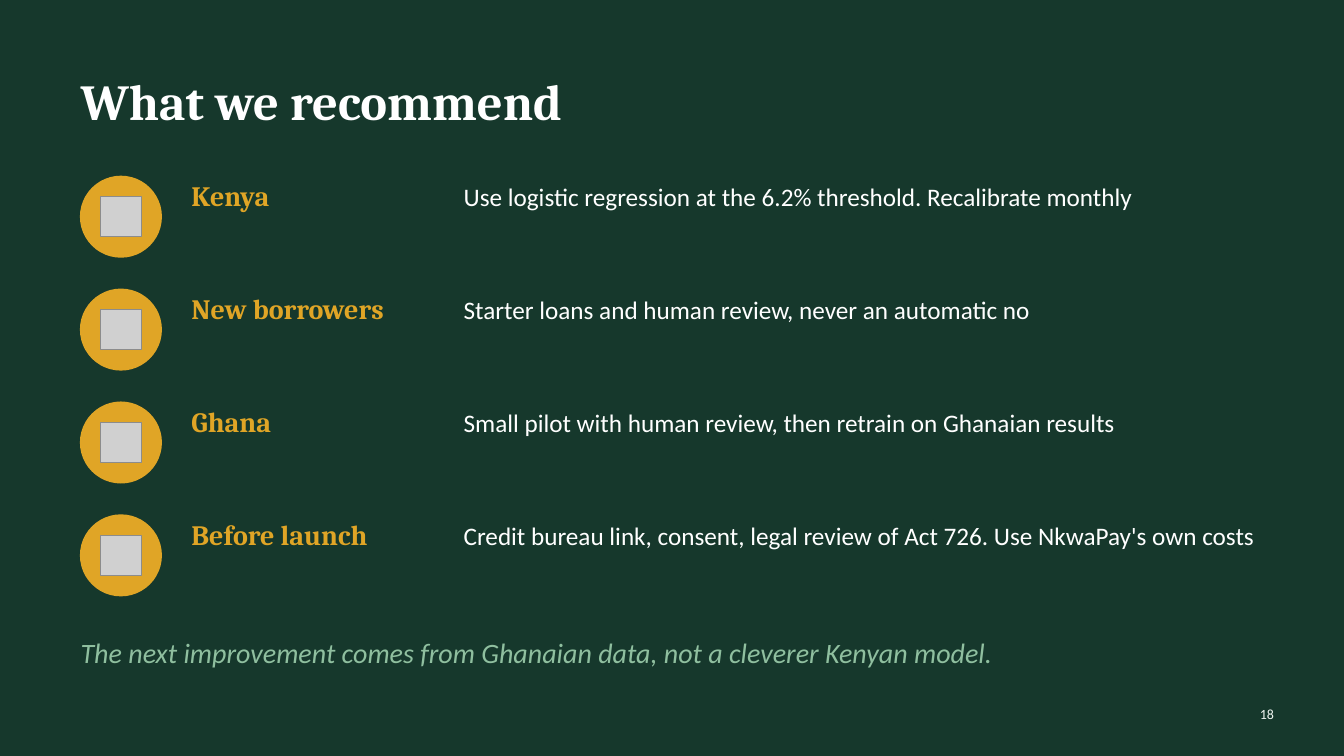
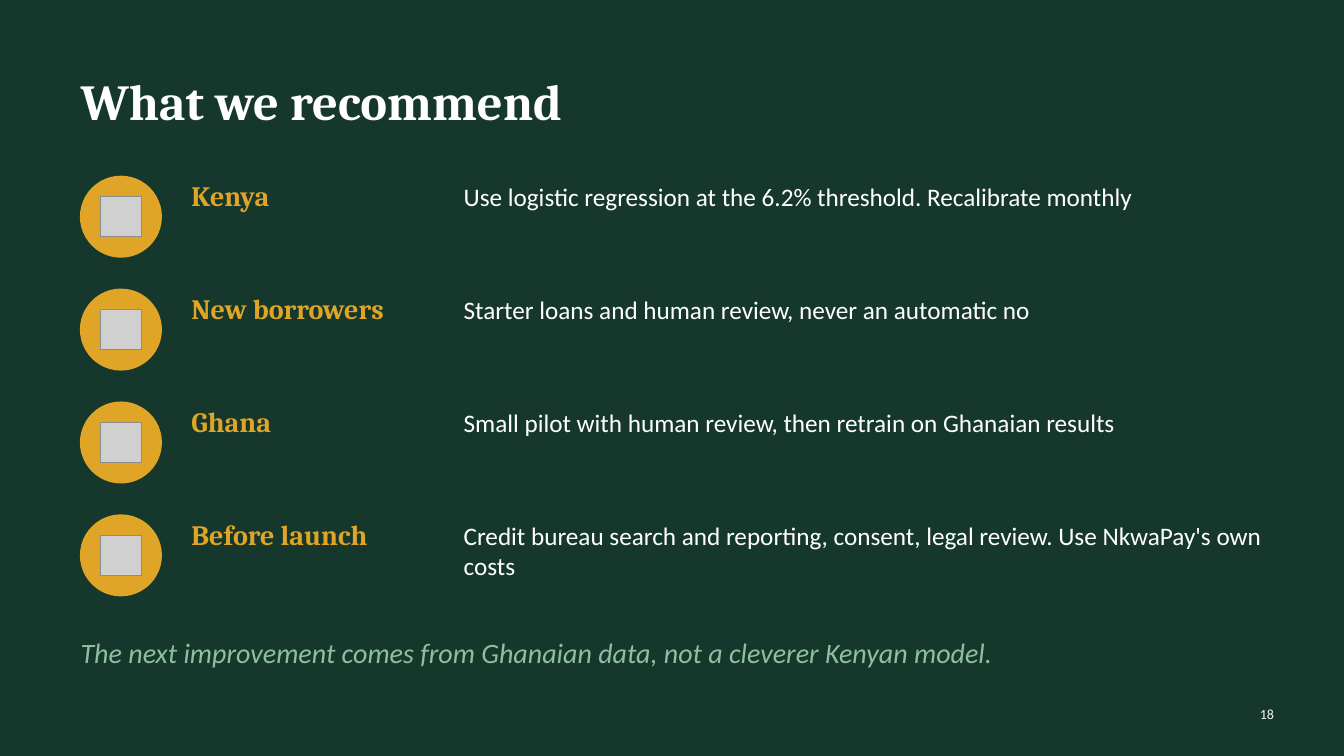
Before and after one commit to ASU-MICS-2028/mle-group-3-prosit-2, a slide deck: slide 18 of slides/NkwaPay_Debrief_Simple.pptx. Drawn at 1344x756 pixels with LibreOffice and Linux fonts; fonts in the diff are those of the drawing; grey boxes stand for pictures. Boxes give left, top, right and bottom in pixels: in the first picture for what was removed or moved away, otherwise in the second. Text is boxed around its words. In the diff, an @@ line names an element or a change of style, - is before the commit and + after.

Commit message:
Makefile, PDF report, README run steps, architecture, known data issues; update report and slides

```diff
--- a/slides/NkwaPay_Debrief_Simple.pptx
+++ b/slides/NkwaPay_Debrief_Simple.pptx
@@ text at (464,527,1261,575): text changed @@
-Credit bureau link, consent, legal review of Act 726. Use NkwaPay's own costs
+Credit bureau search and reporting, consent, legal review. Use NkwaPay's own costs
```
Also in this commit, not shown: 4 other slides changed, 9 other files.
